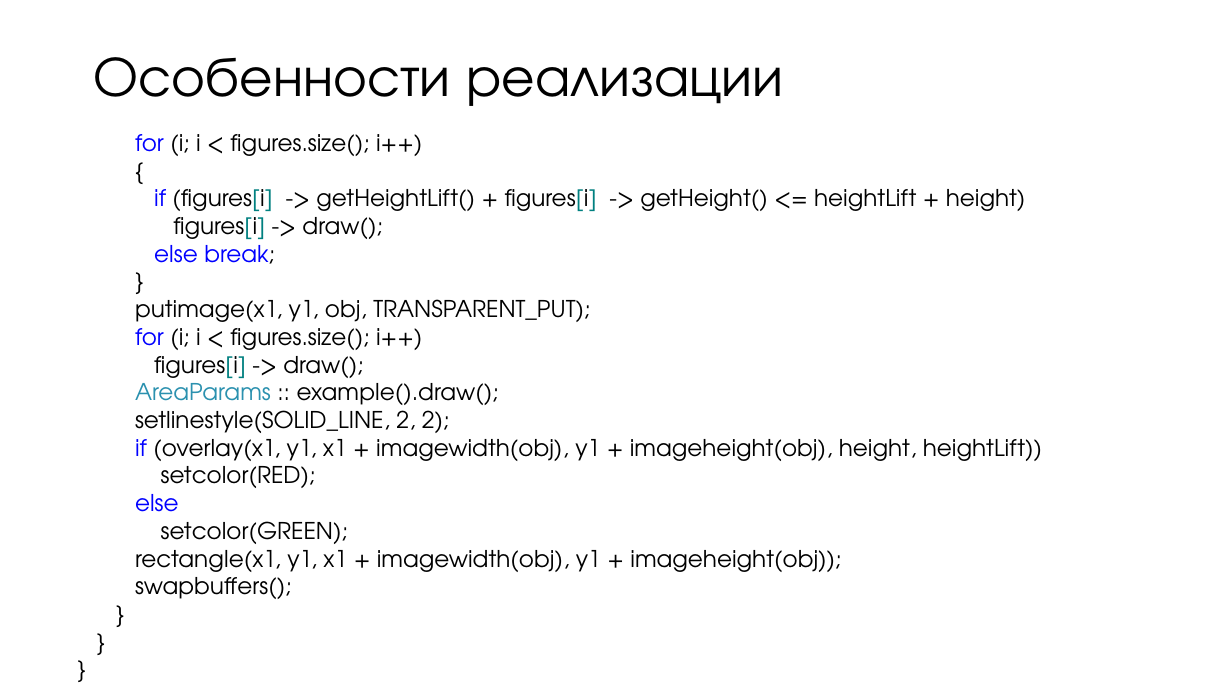
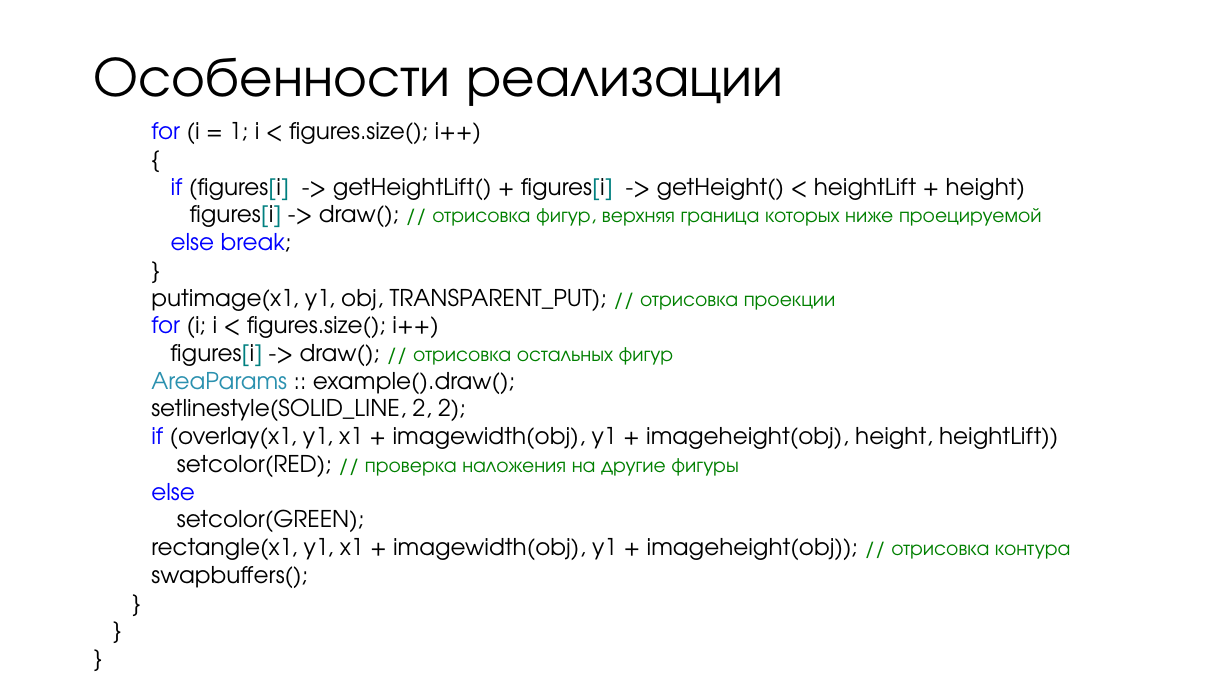
Before and after one commit to vladaderina/The-program-for-furniture-placement, a slide deck: slide 8 of Программа для размещения мебели.pptx. Drawn at 1232x693 pixels with LibreOffice and Linux fonts; fonts in the diff are those of the drawing. Boxes give left, top, right and bottom in pixels: in the first picture for what was removed or moved away, otherwise in the second. Text is boxed around its words. In the diff, an @@ line names an element or a change of style, - is before the commit and + after.

```diff
--- a/Программа для размещения мебели.pptx
+++ b/Программа для размещения мебели.pptx
@@ text "for (i = 1; i ...": place and size @@
-text "for (i = 1; i ..." at <box>135,134,1042,599</box>
+text "for (i = 1; i ..." at <box>151,122,1071,588</box>
@@ text at <box>151,122,481,151</box>: text changed @@
-for (i; i < figures.size(); i++)
+for (i = 1; i < figures.size(); i++)
@@ text at <box>171,178,1042,234</box>: text changed @@
-if (figures[i] -> getHeightLift() + figures[i] -> getHeight() <= heightLift + height)
-figures[i] -> draw();
+if (figures[i] -> getHeightLift() + figures[i] -> getHeight() < heightLift + height)
+figures[i] -> draw(); // отрисовка фигур, верхняя граница которых ниже проецируемой
@@ text at <box>151,282,836,317</box>: text changed @@
-putimage(x1, y1, obj, TRANSPARENT_PUT);
+putimage(x1, y1, obj, TRANSPARENT_PUT); // отрисовка проекции
@@ text at <box>170,344,674,373</box>: text changed; size 18 to 16 pt; text colour #000000 to #008000 @@
-figures[i] -> draw();
+figures[i] -> draw(); // отрисовка остальных фигур
@@ text at <box>177,448,738,477</box>: text changed; size 18 to 16 pt; text colour #000000 to #008000 @@
-setcolor(RED);
+setcolor(RED); // проверка наложения на другие фигуры
@@ text at <box>151,538,1071,567</box>: text changed @@
-rectangle(x1, y1, x1 + imagewidth(obj), y1 + imageheight(obj));
+rectangle(x1, y1, x1 + imagewidth(obj), y1 + imageheight(obj)); // отрисовка контура
```
Also in this commit, not shown: 8 other slides changed, 8 other files.
